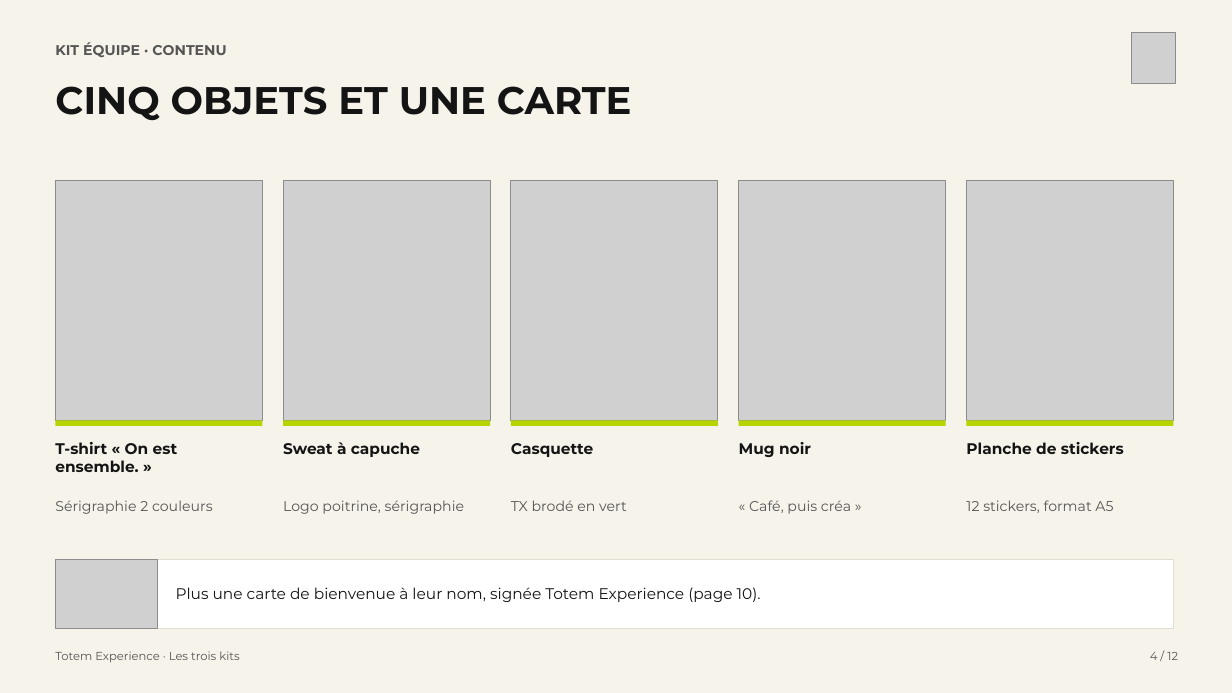
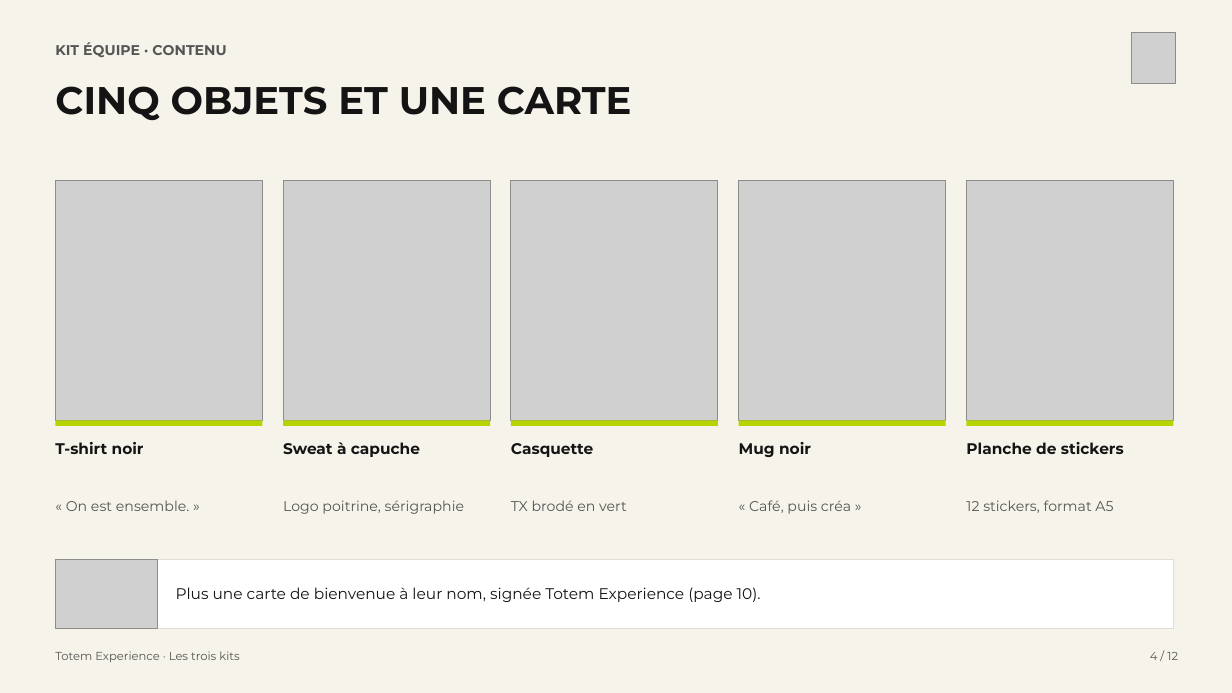
Before and after one commit to leslita06/fatima-unifood-fictif, a slide deck: slide 4 of totem/2026-10-24_totem-experience_les-trois-kits.pptx. Drawn at 1232x693 pixels with LibreOffice and Linux fonts; fonts in the diff are those of the drawing; grey boxes stand for pictures. Boxes give left, top, right and bottom in pixels: in the first picture for what was removed or moved away, otherwise in the second. Text is boxed around its words. In the diff, an @@ line names an element or a change of style, - is before the commit and + after.

```diff
--- a/totem/2026-10-24_totem-experience_les-trois-kits.pptx
+++ b/totem/2026-10-24_totem-experience_les-trois-kits.pptx
@@ text at box(55, 442, 144, 454): text changed @@
-T-shirt « On est ensemble. »
+T-shirt noir
@@ text at box(66, 500, 190, 511): text changed @@
-Sérigraphie 2 couleurs
+« On est ensemble. »
```
Also in this commit, not shown: 6 other slides changed.
